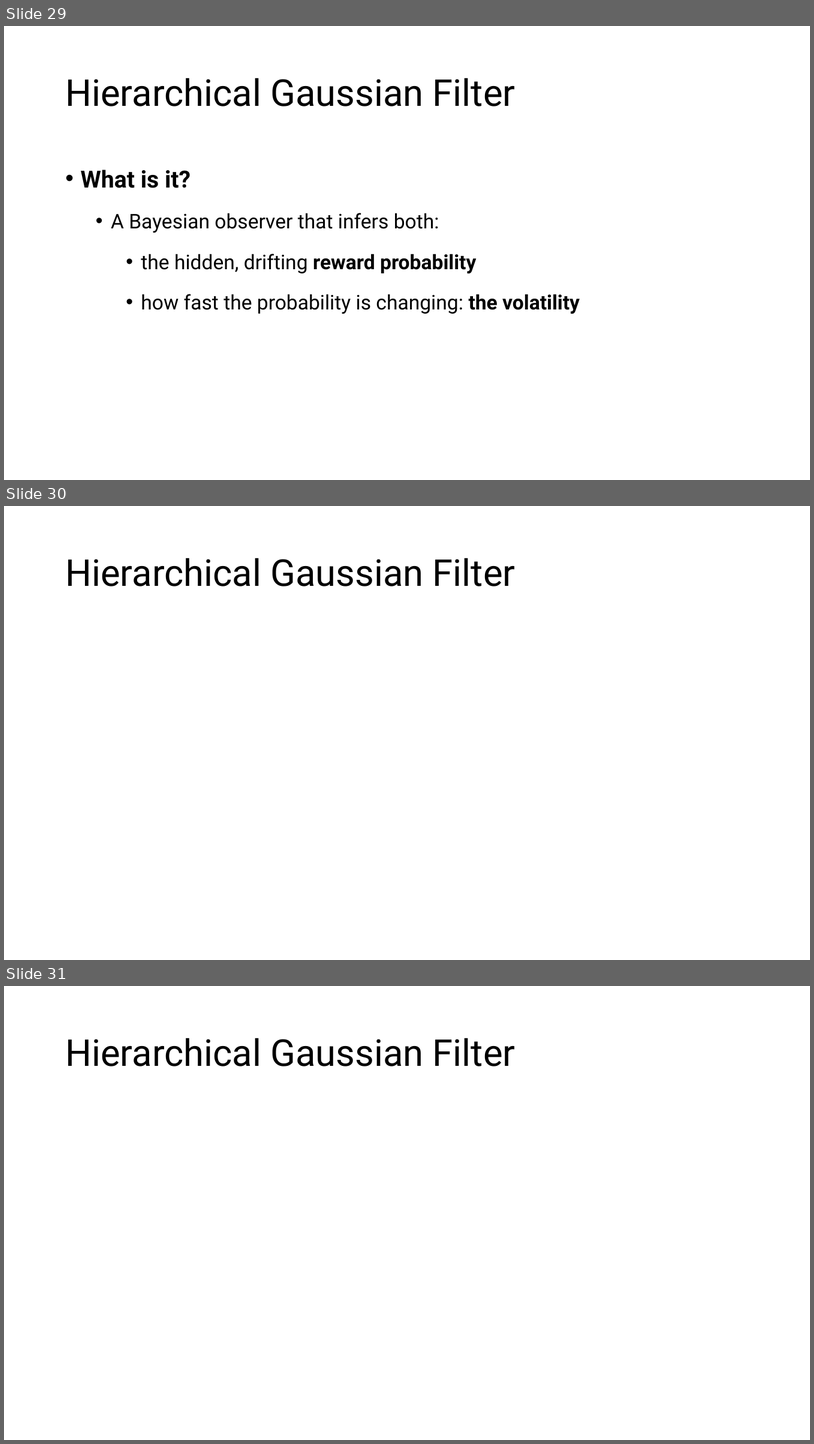
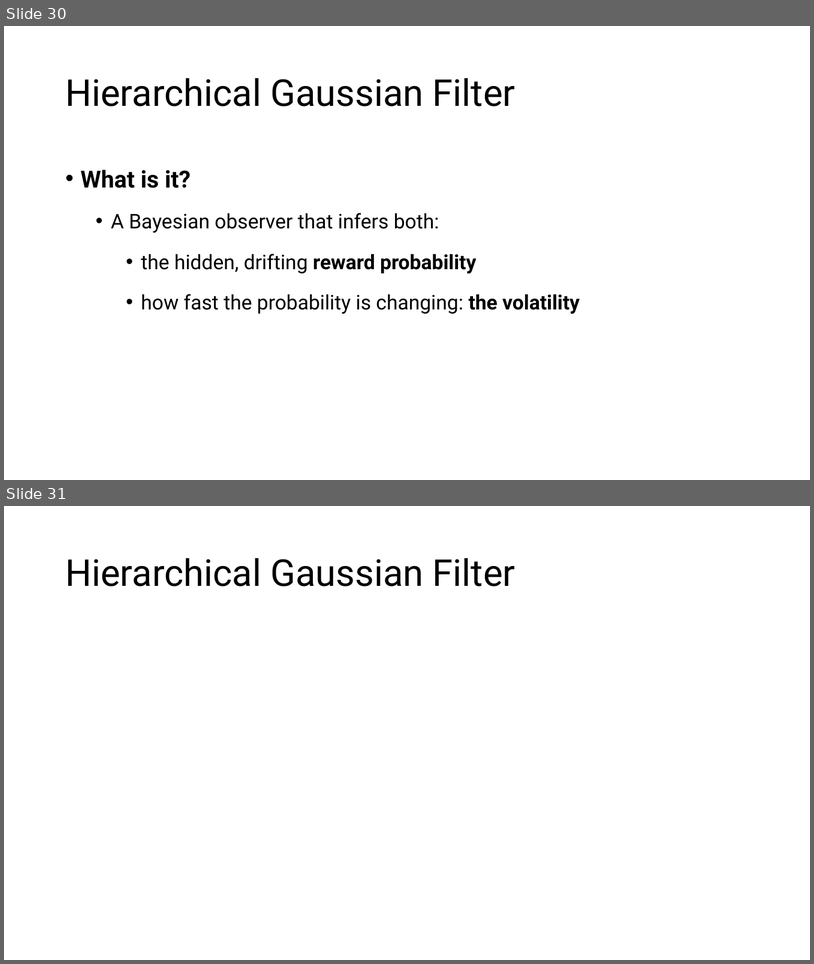
Before and after one commit to trNk27/Human_Data_Exploration, a slide deck: presentation/Prototype.pptx. Shown one above the other, each under a label of ours: slides 29, 30 and 31 before the commit, slides 30 and 31 after it. The pictures are 814x1444 and 814x964 pixels, drawn with LibreOffice and Linux fonts; fonts in the diff are those of the drawing; grey boxes stand for pictures; background and template pictures are left out. Boxes give left, top, right and bottom in pixels: in the first picture for what was removed or moved away, otherwise in the second. Text is boxed around its words. In the diff, an @@ line names an element or a change of style, - is before the commit and + after.

```diff
--- a/presentation/Prototype.pptx
+++ b/presentation/Prototype.pptx
@@ slide 30 removed at (4, 506, 810, 960), background picture (left out) @@
@@ title removed at (65, 558, 516, 586) @@
-Hierarchical Gaussian Filter
@@ what was slide 29 is now slide 30 @@
```
Also in this commit, not shown: 10 slides changed, 5 slides added, 3 other slides removed, 17 other files.
